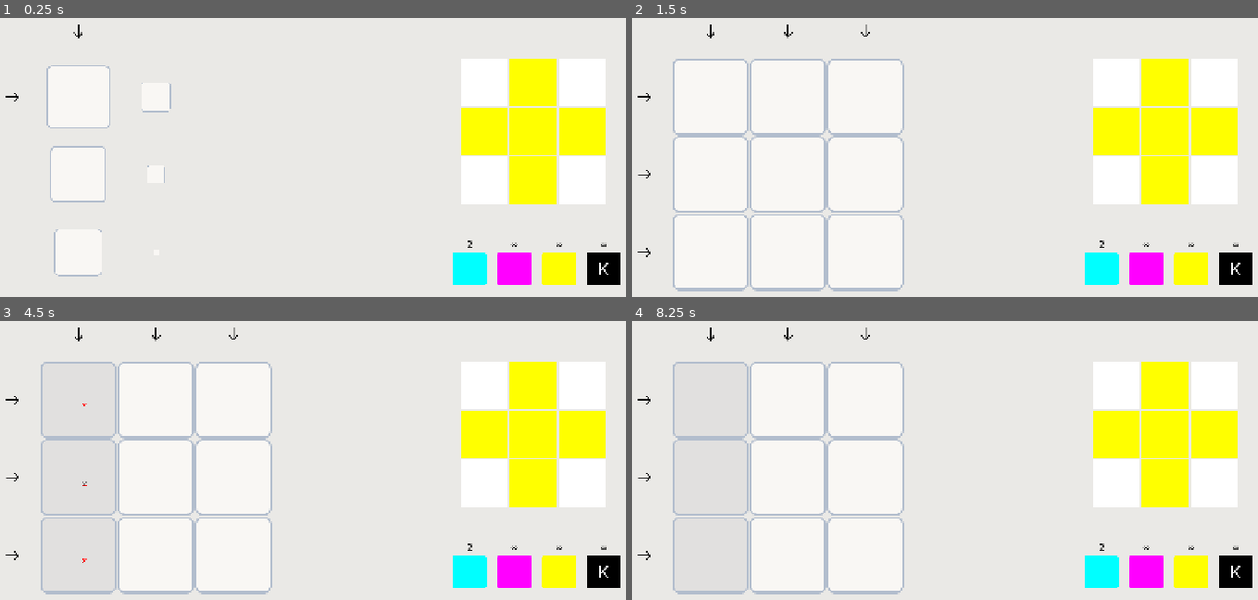
Above: before the commit, frames 1-4 (two rows, left to right).
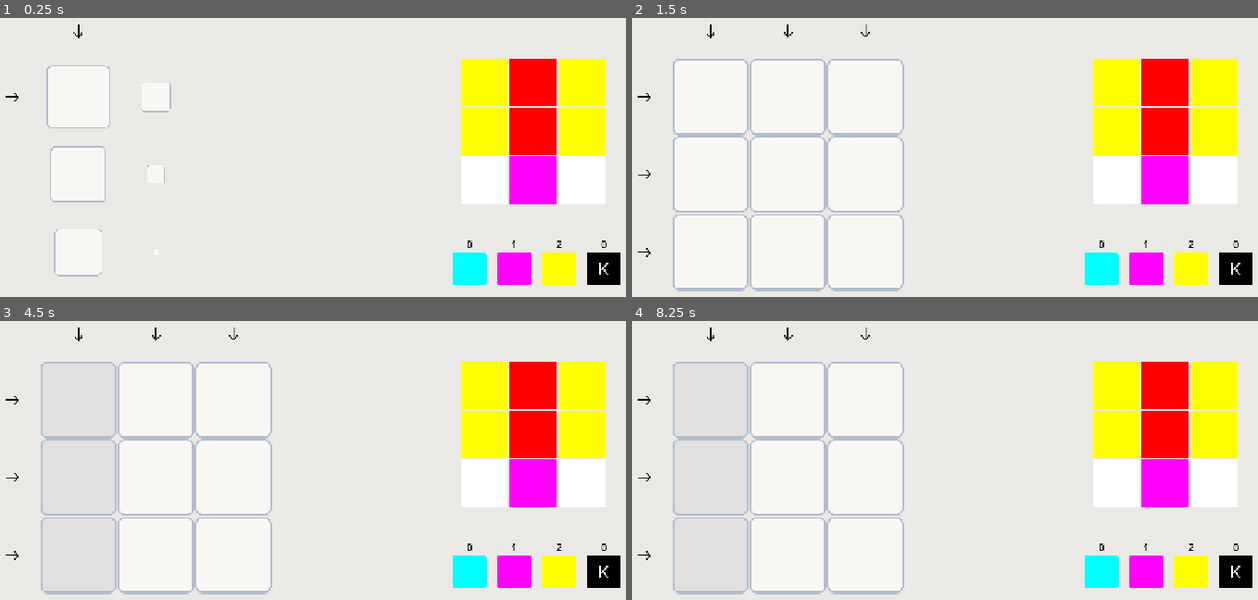
Above: after the commit, the same moments.

Repository: kaminaryu/printing-game
Game: Godot game, scene res://Scenes/main.tscn
The game is run twice, just before and just after one commit, with the same random seed, the same clock (stepped at 60 frames per second) and the same inputs.
Inputs (mouse positions are in pixels of both pictures, inside the frame that each line leads up to):
- Up to frame 1 (0.25 s): no input
- Up to frame 2 (1.5 s): click (713, 31) at 0.52 s; click (1101, 269) at 1.25 s
- Up to frame 3 (4.5 s): click (513, 572) at 2 s; click (557, 572) at 2.75 s; click (600, 572) at 3.5 s; click (81, 334) at 4.27 s
- Up to frame 4 (8.25 s): click (1101, 572) at 5 s; click (1145, 572) at 5.75 s; click (1189, 572) at 6.5 s; click (1232, 572) at 7.25 s; click (713, 334) at 8.02 s

The runs differ from the first frame. In frame 1, 6.4% of the frame differs, in the area x 73-97%, y 14-83%; in frame 2, 6.4%; in frame 3, 6.4%, in the area x 13-97%, y 14-87%; in frame 4, 6.4%.

Commit message:
Feat: Created a Level Editor

Diff:
--- a/Objects/Printer/PrintingGrid/printing_grid.gd
+++ b/Objects/Printer/PrintingGrid/printing_grid.gd
@@ -1,6 +1,7 @@
 extends Node2D
 
 @export var grid_size: Vector2 = Vector2(5, 5)
+@export var is_editor_mode: bool = false # <--- Clean toggle flag for editor canvas logic
 
 @onready var cell_scene = preload("res://Objects/Printer/PrintingGrid/grid_cell.tscn")
 @onready var line_picker_scene = preload("res://Objects/Printer/PrintingGrid/painter.tscn")
@@ -25,6 +26,12 @@
 
 
 func setup_and_build(size: Vector2i) -> void:
+	# 1. Safely remove old elements so resizing doesn't pile up nodes
+	for child in get_children():
+		if child is Node2D:
+			child.queue_free()
+
+	grid.clear() # Reset matrix data references
 	grid_size = size
 	_init_grid()
 	_init_buttons()
@@ -138,23 +145,25 @@
 	var index: int          = request.get("grid_index")
 	var channel: String     = ColorManager.get_color_channel()
 
-	# --- BUNDLE ACTION FIX ---
-	# Check if this click is a Lock/Black action (ColorManager.CHANNELS[3])
+	# If editing, execute placement immediately and ignore gameplay loops
+	if is_editor_mode:
+		match alignment:
+			"col": _paint_column(index, channel)
+			"row": _paint_row(index, channel)
+		return
+
+	# --- ORIGINAL GAMEPLAY LOGIC ---
 	var is_lock_action: bool = (channel == ColorManager.CHANNELS[3])
 
-	# ONLY save a brand new snapshot state if this is NOT a lock placement!
 	if not is_lock_action:
 		SaveStatesManager.save_snapshot(get_grid_color_matrix(), owner.remaining_ink)
 
-	# Process ink deduction (Your manager handles the validation check)
 	if owner and owner.has_method("use_ink_channel"):
 		if not owner.use_ink_channel(channel):
-			# If out of ink on a color stroke, revert the step we just added
 			if not is_lock_action:
 				SaveStatesManager.undo_action()
 			return
 
-	# Execute the painting logic on the rows/columns
 	var _locked_line: bool = false
 	match alignment:
 		"col":
@@ -162,10 +171,14 @@
 		"row":
 			_locked_line = _paint_row(index, channel)
 
+
 func _paint_column(col: int, channel: String) -> bool :
 	var lock_cell_count: int = 0
 	var tween: Tween = create_tween()
 
+	# Zero out cascade speed if we are designing a level to make painting snappy
+	var speed_modifier: float = 0.0 if is_editor_mode else PAINT_CASCADE_SPEED
+
 	for row in range(grid_size.y):
 		var cell: Node = grid[col][row]
 
@@ -177,7 +190,7 @@
 			lock_cell_count += 1
 			continue
 
-		var delay: float = row * PAINT_CASCADE_SPEED
+		var delay: float = row * speed_modifier
 
 		tween.tween_callback(func():
 			var changed_color: bool = cell.apply_ink(channel)
@@ -187,7 +200,7 @@
 
 	var locked: bool = (lock_cell_count == grid_size.y)
 
-	var total_delay: float = (grid_size.y - 1) * PAINT_CASCADE_SPEED + CELL_FADE_DURATION
+	var total_delay: float = (grid_size.y - 1) * speed_modifier + CELL_FADE_DURATION
 	tween.tween_callback(func(): paint_cascade_finished.emit()).set_delay(total_delay)
 	return locked
 
@@ -196,6 +209,9 @@
 	var lock_cell_count: int = 0
 	var tween: Tween = create_tween()
 
+	# Zero out cascade speed if we are designing a level to make painting snappy
+	var speed_modifier: float = 0.0 if is_editor_mode else PAINT_CASCADE_SPEED
+
 	for col in range(grid_size.x):
 		var cell: Node = grid[col][row]
 
@@ -207,7 +223,7 @@
 			lock_cell_count += 1
 			continue
 
-		var delay: float = col * PAINT_CASCADE_SPEED
+		var delay: float = col * speed_modifier
 
 		tween.tween_callback(func():
 			var changed_color: bool = cell.apply_ink(channel)
@@ -217,7 +233,7 @@
 
 	var locked: bool = (lock_cell_count == grid_size.x)
 
-	var total_delay: float = (grid_size.x - 1) * PAINT_CASCADE_SPEED + CELL_FADE_DURATION
+	var total_delay: float = (grid_size.x - 1) * speed_modifier + CELL_FADE_DURATION
 	tween.tween_callback(func(): paint_cascade_finished.emit()).set_delay(total_delay)
 	return locked
 
--- /dev/null
+++ b/Resources/Levels/5.tres
@@ -0,0 +1,14 @@
+[gd_resource type="Resource" script_class="LevelData" format=3]
+
+[ext_resource type="Script" path="res://Resources/level_data.gd" id="1_7ptsx"]
+
+[resource]
+script = ExtResource("1_7ptsx")
+grid_size = Vector2i(3, 3)
+target_colors = Array[String](["100", "100", "100", "010", "010", "010", "001", "001", "001"])
+ink_limits = {
+"c": 1,
+"k": 0,
+"m": 1,
+"y": 1
+}
--- /dev/null
+++ b/Resources/Levels/6.tres
@@ -0,0 +1,14 @@
+[gd_resource type="Resource" script_class="LevelData" format=3]
+
+[ext_resource type="Script" path="res://Resources/level_data.gd" id="1_tqgsa"]
+
+[resource]
+script = ExtResource("1_tqgsa")
+grid_size = Vector2i(3, 3)
+target_colors = Array[String](["001", "011", "001", "001", "011", "001", "000", "010", "000"])
+ink_limits = {
+"c": 0,
+"k": 0,
+"m": 1,
+"y": 2
+}
--- /dev/null
+++ b/Resources/Levels/new_resource.tres
@@ -0,0 +1,8 @@
+[gd_resource type="Resource" script_class="LevelData" format=3 uid="uid://drib2vrswdac1"]
+
+[ext_resource type="Script" uid="uid://cioivj6k56epn" path="res://Resources/level_data.gd" id="1_h8lqh"]
+
+[resource]
+script = ExtResource("1_h8lqh")
+target_colors = Array[String](["", "", "", "", "", "", "", "", "", ""])
+metadata/_custom_type_script = "uid://cioivj6k56epn"
--- /dev/null
+++ b/Scenes/level_editor.gd
@@ -0,0 +1,102 @@
+extends Control
+
+# --- UI Node References ---
+@onready var level_box: SpinBox = $HBoxContainer/PanelContainer/VBoxContainer/Level/LevelBox
+
+@onready var grid_width_box: SpinBox = $HBoxContainer/PanelContainer/VBoxContainer/GridWidth/GridWidthBox
+@onready var grid_height_box: SpinBox = $HBoxContainer/PanelContainer/VBoxContainer/GridhHeight/GridHeightBox
+
+@onready var ink_c_box: SpinBox = $HBoxContainer/PanelContainer/VBoxContainer/CyanAmmo/InkCBox
+@onready var ink_m_box: SpinBox = $HBoxContainer/PanelContainer/VBoxContainer/MagentaAmmo/InkMBox
+@onready var ink_y_box: SpinBox = $HBoxContainer/PanelContainer/VBoxContainer/YellowAmmo/InkYBox
+@onready var ink_k_box: SpinBox = $HBoxContainer/PanelContainer/VBoxContainer/KeyAmmo/InkKBox
+
+@onready var save_button: Button = $HBoxContainer/PanelContainer/VBoxContainer/SaveButton
+
+# --- Workspace Grid Reference ---
+@onready var printing_grid = $HBoxContainer/CenterContainer/Control/PrintingGrid
+
+var current_grid_size: Vector2i = Vector2i(5, 5)
+
+func _ready() -> void:
+	# 2. Tell your PrintingGrid it's in editor mode so it skips ink limits & delays
+	if "is_editor_mode" in printing_grid:
+		printing_grid.is_editor_mode = true
+
+	# 3. Connect UI changes & buttons
+	grid_width_box.value_changed.connect(_on_dimensions_changed)
+	grid_height_box.value_changed.connect(_on_dimensions_changed)
+	save_button.pressed.connect(_on_save_button_pressed)
+
+	# Initial build run
+	_refresh_grid_canvas()
+
+
+func _on_dimensions_changed(_new_value: float) -> void:
+	current_grid_size = Vector2i(int(grid_width_box.value), int(grid_height_box.value))
+	_refresh_grid_canvas()
+
+
+func _refresh_grid_canvas() -> void:
+	# Clear out your undo/redo stacks when resizing the canvas
+	if has_node("/root/SaveStatesManager"):
+		SaveStatesManager.reset()
+
+	# Pass the size to your existing building system
+	printing_grid.setup_and_build(current_grid_size)
+
+
+## Converts your 2D grid matrix back into a flat 1D Array[String] for the resource
+func _flatten_grid_to_1d(matrix_2d: Array) -> Array[String]:
+	var flattened: Array[String] = []
+
+	# Row-first iteration matches your LevelData row-first unpacking loop
+	for row in range(current_grid_size.y):
+		for col in range(current_grid_size.x):
+			var cell_color_key: String = matrix_2d[col][row]
+
+			if cell_color_key.is_empty():
+				flattened.append("000") # Fallback to your empty cell string token
+			else:
+				flattened.append(cell_color_key)
+
+	return flattened
+
+
+func _on_save_button_pressed() -> void:
+	var new_level = LevelData.new()
+	new_level.grid_size = current_grid_size
+
+	# Read the values from your ink SpinBoxes
+	new_level.ink_limits = {
+		"c": int(ink_c_box.value),
+		"m": int(ink_m_box.value),
+		"y": int(ink_y_box.value),
+		"k": int(ink_k_box.value)
+	}
+
+	# Ask your PrintingGrid for its current 2D matrix layout array
+	# (Ensure your PrintingGrid has a method that returns its data state array!)
+	var matrix_2d = printing_grid.get_grid_color_matrix()
+
+	# Transform the layout to the 1D structure your script expects
+	new_level.target_colors = _flatten_grid_to_1d(matrix_2d)
+
+	# Save the file to your levels directory
+	var save_path = "res://Resources/Levels/%s.tres" % str(int(level_box.value))
+	var error = ResourceSaver.save(new_level, save_path)
+
+	if error == OK:
+		print("💾 Level successfully created and written to disk at: ", save_path)
+	else:
+		print("❌ Save failed. Godot error code: ", error)
+
+
+# --- History controls ---
+func _input(event: InputEvent) -> void:
+	if event.is_action_pressed("undo") and has_node("/root/SaveStatesManager"):
+		SaveStatesManager.undo_action()
+	elif event.is_action_pressed("redo") and has_node("/root/SaveStatesManager"):
+		SaveStatesManager.redo_action()
+	elif event.is_action_pressed("reset_grid"):
+		_refresh_grid_canvas()
--- /dev/null
+++ b/Scenes/level_editor.tscn
@@ -0,0 +1,207 @@
+[gd_scene format=3 uid="uid://dq6dpa25dmlnx"]
+
+[ext_resource type="PackedScene" uid="uid://iivroqoa8ayc" path="res://Objects/Printer/PrintingGrid/printing_grid.tscn" id="1_5o76e"]
+[ext_resource type="Script" uid="uid://dign2o7rfnbnm" path="res://Scenes/level_editor.gd" id="1_s1b0e"]
+[ext_resource type="Script" uid="uid://c5wqouv11ks52" path="res://Scenes/ink_palette.gd" id="2_xi6ke"]
+[ext_resource type="Texture2D" uid="uid://c7t7hgvxmyvjp" path="res://Assets/Cyan_Button.png" id="3_i8l5y"]
+[ext_resource type="Texture2D" uid="uid://dbsoa2lx04yjb" path="res://Assets/Magenta_Button.png" id="4_fhsmn"]
+[ext_resource type="Texture2D" uid="uid://c70pva0x3x44h" path="res://Assets/Yellow_Button.png" id="5_5ogug"]
+[ext_resource type="Texture2D" uid="uid://dmv1wnq5j1dge" path="res://Assets/Key_Button.png" id="6_kerlq"]
+
+[sub_resource type="LabelSettings" id="LabelSettings_5o76e"]
+font_size = 30
+outline_size = 6
+outline_color = Color(0, 0, 0, 1)
+
+[sub_resource type="LabelSettings" id="LabelSettings_s1b0e"]
+font_size = 30
+outline_size = 6
+outline_color = Color(0, 0, 0, 1)
+shadow_size = 0
+
+[sub_resource type="ButtonGroup" id="ButtonGroup_2r1hx"]
+
+[node name="LevelEditor" type="Control" unique_id=971765700]
+layout_mode = 3
+anchors_preset = 15
+anchor_right = 1.0
+anchor_bottom = 1.0
+grow_horizontal = 2
+grow_vertical = 2
+script = ExtResource("1_s1b0e")
+
+[node name="HBoxContainer" type="HBoxContainer" parent="." unique_id=575797331]
+layout_mode = 1
+anchors_preset = 15
+anchor_right = 1.0
+anchor_bottom = 1.0
+grow_horizontal = 2
+grow_vertical = 2
+
+[node name="PanelContainer" type="PanelContainer" parent="HBoxContainer" unique_id=258558441]
+layout_mode = 2
+size_flags_horizontal = 3
+
+[node name="VBoxContainer" type="VBoxContainer" parent="HBoxContainer/PanelContainer" unique_id=1082997452]
+layout_mode = 2
+size_flags_vertical = 4
+theme_override_constants/separation = 15
+
+[node name="Level" type="HBoxContainer" parent="HBoxContainer/PanelContainer/VBoxContainer" unique_id=181920589]
+layout_mode = 2
+
+[node name="Level" type="Label" parent="HBoxContainer/PanelContainer/VBoxContainer/Level" unique_id=589085422]
+layout_mode = 2
+size_flags_horizontal = 3
+text = "Level"
+label_settings = SubResource("LabelSettings_5o76e")
+horizontal_alignment = 1
+vertical_alignment = 1
+
+[node name="LevelBox" type="SpinBox" parent="HBoxContainer/PanelContainer/VBoxContainer/Level" unique_id=1781289435]
+layout_mode = 2
+size_flags_horizontal = 3
+
+[node name="Grid Size" type="Label" parent="HBoxContainer/PanelContainer/VBoxContainer" unique_id=624872569]
+layout_mode = 2
+text = "Grid Sizes"
+label_settings = SubResource("LabelSettings_5o76e")
+horizontal_alignment = 1
+vertical_alignment = 1
+
+[node name="GridWidth" type="HBoxContainer" parent="HBoxContainer/PanelContainer/VBoxContainer" unique_id=862206988]
+layout_mode = 2
+theme_override_constants/separation = 24
+
+[node name="Width" type="Label" parent="HBoxContainer/PanelContainer/VBoxContainer/GridWidth" unique_id=439842454]
+layout_mode = 2
+size_flags_horizontal = 3
+text = "Width"
+horizontal_alignment = 2
+
+[node name="GridWidthBox" type="SpinBox" parent="HBoxContainer/PanelContainer/VBoxContainer/GridWidth" unique_id=758926929]
+layout_mode = 2
+size_flags_horizontal = 3
+
+[node name="GridhHeight" type="HBoxContainer" parent="HBoxContainer/PanelContainer/VBoxContainer" unique_id=699442033]
+layout_mode = 2
+theme_override_constants/separation = 26
+
+[node name="Height" type="Label" parent="HBoxContainer/PanelContainer/VBoxContainer/GridhHeight" unique_id=451468498]
+layout_mode = 2
+size_flags_horizontal = 3
+text = "Height"
+horizontal_alignment = 2
+
+[node name="GridHeightBox" type="SpinBox" parent="HBoxContainer/PanelContainer/VBoxContainer/GridhHeight" unique_id=139348275]
+layout_mode = 2
+size_flags_horizontal = 3
+
+[node name="Ink Ammos" type="Label" parent="HBoxContainer/PanelContainer/VBoxContainer" unique_id=1402499073]
+layout_mode = 2
+text = "Ink Ammos"
+label_settings = SubResource("LabelSettings_s1b0e")
+horizontal_alignment = 1
+
+[node name="CyanAmmo" type="HBoxContainer" parent="HBoxContainer/PanelContainer/VBoxContainer" unique_id=1136435540]
+layout_mode = 2
+theme_override_constants/separation = 26
+
+[node name="Cyan" type="Label" parent="HBoxContainer/PanelContainer/VBoxContainer/CyanAmmo" unique_id=1257702151]
+layout_mode = 2
+size_flags_horizontal = 3
+text = "Cyan"
+horizontal_alignment = 2
+
+[node name="InkCBox" type="SpinBox" parent="HBoxContainer/PanelContainer/VBoxContainer/CyanAmmo" unique_id=445026838]
+layout_mode = 2
+size_flags_horizontal = 3
+
+[node name="MagentaAmmo" type="HBoxContainer" parent="HBoxContainer/PanelContainer/VBoxContainer" unique_id=91674885]
+layout_mode = 2
+theme_override_constants/separation = 26
+
+[node name="Magenta" type="Label" parent="HBoxContainer/PanelContainer/VBoxContainer/MagentaAmmo" unique_id=1427609246]
+layout_mode = 2
+size_flags_horizontal = 3
+text = "Magenta"
+horizontal_alignment = 2
+
+[node name="InkMBox" type="SpinBox" parent="HBoxContainer/PanelContainer/VBoxContainer/MagentaAmmo" unique_id=444863150]
+layout_mode = 2
+size_flags_horizontal = 3
+
+[node name="YellowAmmo" type="HBoxContainer" parent="HBoxContainer/PanelContainer/VBoxContainer" unique_id=316025833]
+layout_mode = 2
+theme_override_constants/separation = 26
+
+[node name="Yellow" type="Label" parent="HBoxContainer/PanelContainer/VBoxContainer/YellowAmmo" unique_id=1749821874]
+layout_mode = 2
+size_flags_horizontal = 3
+text = "Yellow"
+horizontal_alignment = 2
+
+[node name="InkYBox" type="SpinBox" parent="HBoxContainer/PanelContainer/VBoxContainer/YellowAmmo" unique_id=550380592]
+layout_mode = 2
+size_flags_horizontal = 3
+
+[node name="KeyAmmo" type="HBoxContainer" parent="HBoxContainer/PanelContainer/VBoxContainer" unique_id=1504792290]
+layout_mode = 2
+theme_override_constants/separation = 26
+
+[node name="Key" type="Label" parent="HBoxContainer/PanelContainer/VBoxContainer/KeyAmmo" unique_id=68613755]
+layout_mode = 2
+size_flags_horizontal = 3
+text = "Key"
+horizontal_alignment = 2
+
+[node name="InkKBox" type="SpinBox" parent="HBoxContainer/PanelContainer/VBoxContainer/KeyAmmo" unique_id=2076635435]
+layout_mode = 2
+size_flags_horizontal = 3
+
+[node name="SaveButton" type="Button" parent="HBoxContainer/PanelContainer/VBoxContainer" unique_id=949342787]
+layout_mode = 2
+text = "Save"
+
+[node name="Palette" type="HBoxContainer" parent="HBoxContainer/PanelContainer/VBoxContainer" unique_id=159281310]
+layout_mode = 2
+size_flags_vertical = 8
+script = ExtResource("2_xi6ke")
+
+[node name="Cyan" type="TextureButton" parent="HBoxContainer/PanelContainer/VBoxContainer/Palette" unique_id=242505184]
+layout_mode = 2
+size_flags_horizontal = 6
+size_flags_vertical = 0
+toggle_mode = true
+button_group = SubResource("ButtonGroup_2r1hx")
+texture_normal = ExtResource("3_i8l5y")
+
+[node name="Magenta" type="TextureButton" parent="HBoxContainer/PanelContainer/VBoxContainer/Palette" unique_id=1835046275]
+layout_mode = 2
+size_flags_horizontal = 6
+toggle_mode = true
+button_group = SubResource("ButtonGroup_2r1hx")
+texture_normal = ExtResource("4_fhsmn")
+
+[node name="Yellow" type="TextureButton" parent="HBoxContainer/PanelContainer/VBoxContainer/Palette" unique_id=182573293]
+layout_mode = 2
+size_flags_horizontal = 6
+toggle_mode = true
+button_group = SubResource("ButtonGroup_2r1hx")
+texture_normal = ExtResource("5_5ogug")
+
+[node name="Key" type="TextureButton" parent="HBoxContainer/PanelContainer/VBoxContainer/Palette" unique_id=669049669]
+layout_mode = 2
+size_flags_horizontal = 6
+toggle_mode = true
+button_group = SubResource("ButtonGroup_2r1hx")
+texture_normal = ExtResource("6_kerlq")
+
+[node name="CenterContainer" type="CenterContainer" parent="HBoxContainer" unique_id=174183609]
+layout_mode = 2
+size_flags_horizontal = 3
+
+[node name="Control" type="Control" parent="HBoxContainer/CenterContainer" unique_id=1357732271]
+layout_mode = 2
+
+[node name="PrintingGrid" parent="HBoxContainer/CenterContainer/Control" unique_id=1528432382 instance=ExtResource("1_5o76e")]
--- a/Scenes/main.tscn
+++ b/Scenes/main.tscn
@@ -2,24 +2,13 @@
 
 [ext_resource type="PackedScene" uid="uid://iivroqoa8ayc" path="res://Objects/Printer/PrintingGrid/printing_grid.tscn" id="1_jjgbg"]
 [ext_resource type="Script" uid="uid://bfro6yuwkgdkj" path="res://Scenes/game_manager.gd" id="1_ynf5e"]
-[ext_resource type="Resource" uid="uid://dvqu2yenj6lms" path="res://Resources/Levels/1.tres" id="2_8gbba"]
+[ext_resource type="Resource" path="res://Resources/Levels/6.tres" id="2_kry3j"]
 [ext_resource type="Script" uid="uid://db0ayoaavo3xb" path="res://Scenes/target_preview_grid.gd" id="4_jjvhh"]
-[ext_resource type="Script" uid="uid://cchb8xgu4rlgr" path="res://UI/ink_ammo_label.gd" id="5_hptm8"]
-[ext_resource type="Script" uid="uid://c5wqouv11ks52" path="res://Scenes/ink_palette.gd" id="5_kry3j"]
-[ext_resource type="Texture2D" uid="uid://c7t7hgvxmyvjp" path="res://Assets/Cyan_Button.png" id="6_ynf5e"]
-[ext_resource type="Texture2D" uid="uid://dbsoa2lx04yjb" path="res://Assets/Magenta_Button.png" id="7_hptm8"]
-[ext_resource type="Texture2D" uid="uid://c70pva0x3x44h" path="res://Assets/Yellow_Button.png" id="8_d1ilt"]
-[ext_resource type="Texture2D" uid="uid://dmv1wnq5j1dge" path="res://Assets/Key_Button.png" id="9_6iyac"]
-
-[sub_resource type="LabelSettings" id="LabelSettings_ynf5e"]
-font_size = 37
-font_color = Color(0, 0, 0, 1)
-
-[sub_resource type="ButtonGroup" id="ButtonGroup_kry3j"]
+[ext_resource type="PackedScene" uid="uid://dqu6xara3up6f" path="res://UI/Widgets/palette.tscn" id="5_kry3j"]
 
 [node name="Main" type="Node2D" unique_id=1872288472]
 script = ExtResource("1_ynf5e")
-current_level = ExtResource("2_8gbba")
+current_level = ExtResource("2_kry3j")
 
 [node name="PrintingGrid" parent="." unique_id=1528432382 instance=ExtResource("1_jjgbg")]
 position = Vector2(327, 363)
@@ -37,78 +26,4 @@
 max_boundary_size = 250.0
 cell_gap = 3.0
 
-[node name="Palette" type="VBoxContainer" parent="CanvasLayer" unique_id=255565807]
-offset_left = 831.0
-offset_top = 472.0
-offset_right = 1511.0
-offset_bottom = 655.0
-scale = Vector2(0.45281297, 0.45281297)
-
-[node name="Remaining Ink" type="HBoxContainer" parent="CanvasLayer/Palette" unique_id=1278221200]
-layout_mode = 2
-theme_override_constants/separation = 4
-script = ExtResource("5_hptm8")
-
-[node name="Cyan" type="Label" parent="CanvasLayer/Palette/Remaining Ink" unique_id=1220655513]
-layout_mode = 2
-size_flags_horizontal = 3
-text = "1"
-label_settings = SubResource("LabelSettings_ynf5e")
-horizontal_alignment = 1
-vertical_alignment = 1
-
-[node name="Magenta" type="Label" parent="CanvasLayer/Palette/Remaining Ink" unique_id=1364940271]
-layout_mode = 2
-size_flags_horizontal = 3
-text = "1"
-label_settings = SubResource("LabelSettings_ynf5e")
-horizontal_alignment = 1
-vertical_alignment = 1
-
-[node name="Yellow" type="Label" parent="CanvasLayer/Palette/Remaining Ink" unique_id=519945445]
-layout_mode = 2
-size_flags_horizontal = 3
-text = "1"
-label_settings = SubResource("LabelSettings_ynf5e")
-horizontal_alignment = 1
-vertical_alignment = 1
-
-[node name="Key" type="Label" parent="CanvasLayer/Palette/Remaining Ink" unique_id=1485529953]
-layout_mode = 2
-size_flags_horizontal = 3
-text = "1"
-label_settings = SubResource("LabelSettings_ynf5e")
-horizontal_alignment = 1
-vertical_alignment = 1
-
-[node name="Ink Palette" type="HBoxContainer" parent="CanvasLayer/Palette" unique_id=1133777245]
-layout_mode = 2
-script = ExtResource("5_kry3j")
-
-[node name="Cyan" type="TextureButton" parent="CanvasLayer/Palette/Ink Palette" unique_id=1060580799]
-layout_mode = 2
-size_flags_horizontal = 6
-toggle_mode = true
-button_group = SubResource("ButtonGroup_kry3j")
-texture_normal = ExtResource("6_ynf5e")
-
-[node name="Magenta" type="TextureButton" parent="CanvasLayer/Palette/Ink Palette" unique_id=146648080]
-layout_mode = 2
-size_flags_horizontal = 6
-toggle_mode = true
-button_group = SubResource("ButtonGroup_kry3j")
-texture_normal = ExtResource("7_hptm8")
-
-[node name="Yellow" type="TextureButton" parent="CanvasLayer/Palette/Ink Palette" unique_id=252865151]
-layout_mode = 2
-size_flags_horizontal = 6
-toggle_mode = true
-button_group = SubResource("ButtonGroup_kry3j")
-texture_normal = ExtResource("8_d1ilt")
-
-[node name="Key" type="TextureButton" parent="CanvasLayer/Palette/Ink Palette" unique_id=1721163070]
-layout_mode = 2
-size_flags_horizontal = 6
-toggle_mode = true
-button_group = SubResource("ButtonGroup_kry3j")
-texture_normal = ExtResource("9_6iyac")
+[node name="Palette" parent="CanvasLayer" unique_id=1883377568 instance=ExtResource("5_kry3j")]
--- /dev/null
+++ b/UI/Widgets/palette.tscn
@@ -0,0 +1,90 @@
+[gd_scene format=3 uid="uid://dqu6xara3up6f"]
+
+[ext_resource type="Script" uid="uid://cchb8xgu4rlgr" path="res://UI/ink_ammo_label.gd" id="1_it4q7"]
+[ext_resource type="Script" uid="uid://c5wqouv11ks52" path="res://Scenes/ink_palette.gd" id="2_1xrb0"]
+[ext_resource type="Texture2D" uid="uid://c7t7hgvxmyvjp" path="res://Assets/Cyan_Button.png" id="3_72a7u"]
+[ext_resource type="Texture2D" uid="uid://dbsoa2lx04yjb" path="res://Assets/Magenta_Button.png" id="4_bsw7c"]
+[ext_resource type="Texture2D" uid="uid://c70pva0x3x44h" path="res://Assets/Yellow_Button.png" id="5_fk5ab"]
+[ext_resource type="Texture2D" uid="uid://dmv1wnq5j1dge" path="res://Assets/Key_Button.png" id="6_cmtmw"]
+
+[sub_resource type="LabelSettings" id="LabelSettings_ynf5e"]
+font_size = 37
+font_color = Color(0, 0, 0, 1)
+
+[sub_resource type="ButtonGroup" id="ButtonGroup_kry3j"]
+
+[node name="Palette" type="VBoxContainer" unique_id=1883377568]
+offset_left = 831.0
+offset_top = 472.0
+offset_right = 1511.0
+offset_bottom = 655.0
+scale = Vector2(0.45281297, 0.45281297)
+
+[node name="Remaining Ink" type="HBoxContainer" parent="." unique_id=811871696]
+layout_mode = 2
+theme_override_constants/separation = 4
+script = ExtResource("1_it4q7")
+
+[node name="Cyan" type="Label" parent="Remaining Ink" unique_id=1810830395]
+layout_mode = 2
+size_flags_horizontal = 3
+text = "1"
+label_settings = SubResource("LabelSettings_ynf5e")
+horizontal_alignment = 1
+vertical_alignment = 1
+
+[node name="Magenta" type="Label" parent="Remaining Ink" unique_id=864041384]
+layout_mode = 2
+size_flags_horizontal = 3
+text = "1"
+label_settings = SubResource("LabelSettings_ynf5e")
+horizontal_alignment = 1
+vertical_alignment = 1
+
+[node name="Yellow" type="Label" parent="Remaining Ink" unique_id=718357405]
+layout_mode = 2
+size_flags_horizontal = 3
+text = "1"
+label_settings = SubResource("LabelSettings_ynf5e")
+horizontal_alignment = 1
+vertical_alignment = 1
+
+[node name="Key" type="Label" parent="Remaining Ink" unique_id=1965506073]
+layout_mode = 2
+size_flags_horizontal = 3
+text = "1"
+label_settings = SubResource("LabelSettings_ynf5e")
+horizontal_alignment = 1
+vertical_alignment = 1
+
+[node name="Ink Palette" type="HBoxContainer" parent="." unique_id=1930864258]
+layout_mode = 2
+script = ExtResource("2_1xrb0")
+
+[node name="Cyan" type="TextureButton" parent="Ink Palette" unique_id=836941281]
+layout_mode = 2
+size_flags_horizontal = 6
+toggle_mode = true
+button_group = SubResource("ButtonGroup_kry3j")
+texture_normal = ExtResource("3_72a7u")
+
+[node name="Magenta" type="TextureButton" parent="Ink Palette" unique_id=417623046]
+layout_mode = 2
+size_flags_horizontal = 6
+toggle_mode = true
+button_group = SubResource("ButtonGroup_kry3j")
+texture_normal = ExtResource("4_bsw7c")
+
+[node name="Yellow" type="TextureButton" parent="Ink Palette" unique_id=352610287]
+layout_mode = 2
+size_flags_horizontal = 6
+toggle_mode = true
+button_group = SubResource("ButtonGroup_kry3j")
+texture_normal = ExtResource("5_fk5ab")
+
+[node name="Key" type="TextureButton" parent="Ink Palette" unique_id=701629895]
+layout_mode = 2
+size_flags_horizontal = 6
+toggle_mode = true
+button_group = SubResource("ButtonGroup_kry3j")
+texture_normal = ExtResource("6_cmtmw")
Not shown, added: Scenes/level_editor.gd.uid
